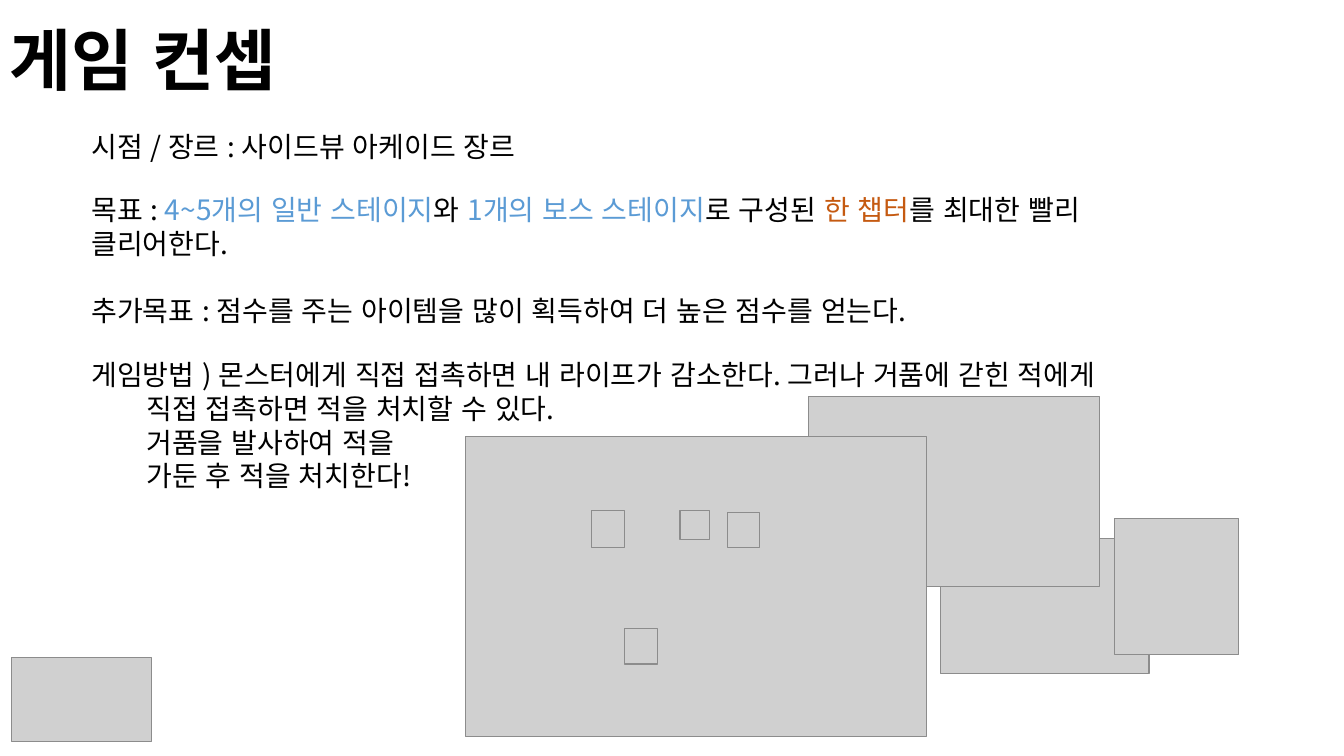
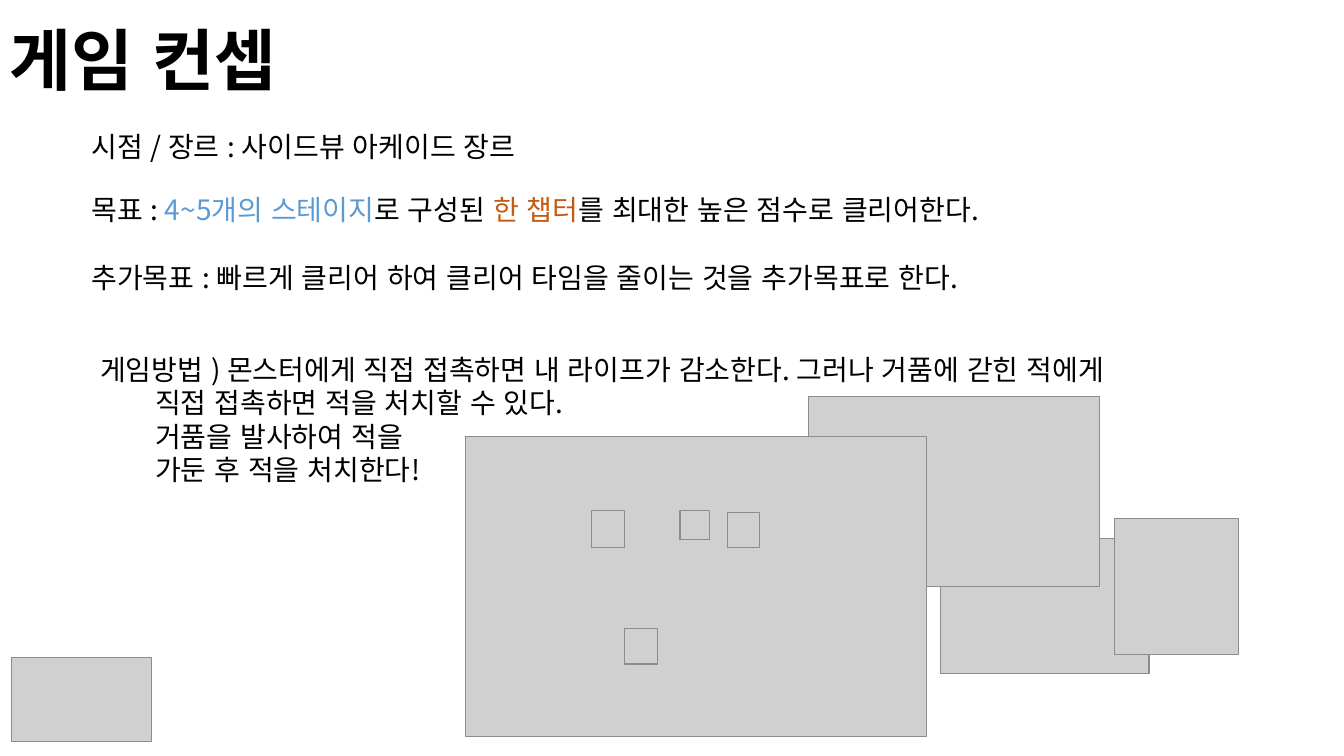
Before and after one commit to HaneulYun/bubble-bobble, a slide deck: slide 2 of proposal/프레젠테이션3.pptx. Drawn at 1344x756 pixels with LibreOffice and Linux fonts; fonts in the diff are those of the drawing; grey boxes stand for pictures; background and template pictures are left out. Boxes give left, top, right and bottom in pixels: in the first picture for what was removed or moved away, otherwise in the second. Text is boxed around its words. In the diff, an @@ line names an element or a change of style, - is before the commit and + after.

```diff
--- a/proposal/프레젠테이션3.pptx
+++ b/proposal/프레젠테이션3.pptx
@@ text at (91, 196, 979, 291): text changed @@
-목표 : 4~5개의 일반 스테이지와 1개의 보스 스테이지로 구성된 한 챕터를 최대한 빨리 클리어한다.
-추가목표 : 점수를 주는 아이템을 많이 획득하여 더 높은 점수를 얻는다.
+목표 : 4~5개의 스테이지로 구성된 한 챕터를 최대한 높은 점수로 클리어한다.
+추가목표 : 빠르게 클리어 하여 클리어 타임을 줄이는 것을 추가목표로 한다.
@@ text "게임방법 ) 몬스터에게 직접 접촉하면 ...": place and size @@
-text "게임방법 ) 몬스터에게 직접 접촉하면 ..." at (91, 361, 1095, 489)
+text "게임방법 ) 몬스터에게 직접 접촉하면 ..." at (100, 356, 1104, 483)
```
Also in this commit, not shown: 5 other slides changed, 2 slides added, 10 other files.
